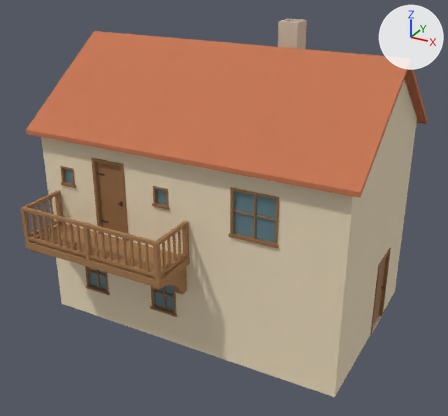
The glTF model output/casa_de_ribera/Casa-de-ribera.glb, before and after one commit.
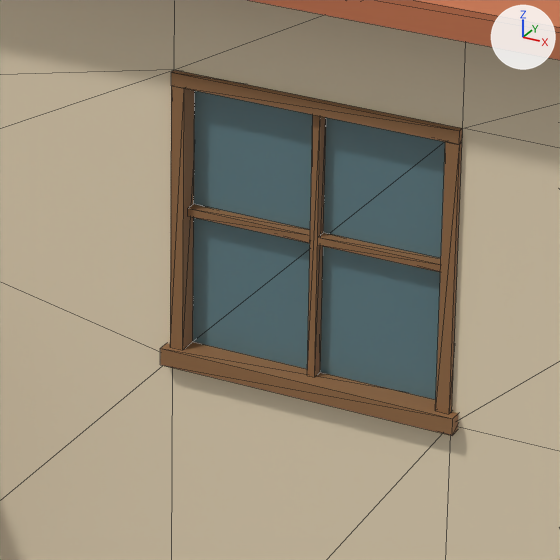
The first picture shows the older version from a 50 mm camera at (7.5, -14.09, 9.91) aimed at (0.18, -0.78, 3.26). The close-ups show the older and then the newer version on the part from 45% to 66% of the width and 42% to 65% of the height of that picture. Only the edits that show in the close-ups are written down. Lighting does not change. The marker at upper right points along +X, +Y and +Z. The close-ups show mesh edges as thin lines. Where no turn or scale is listed for an object, it has been applied to the vertices. Vertices at exactly the same position are counted once.

Script lines for the objects in view, before the commit:
```python
me_cristal___ribera_alta = bpy.data.meshes.new('Cristal · ribera alta')
me_cristal___ribera_alta.from_pydata([(-0.535, 0.06, 0.055), (0.535, 0.06, 0.055), (0.535, 0.06, 1.145), (-0.535, 0.06, 1.145)], [], [(0, 1, 2), (0, 2, 3)])
me_cristal___ribera_alta.materials.append(mat_vanos___vidrio_azul_gris)  # cyan #668b95
me_faldón_del_balcón = bpy.data.meshes.new('Faldón del balcón')
me_faldón_del_balcón.from_pydata(...)  # 8 vertices, 12 faces; spans x -4.43..4.43, y -1.49..1.49, z -1.12..1.12
me_faldón_del_balcón.materials.append(mat_cubierta___terracota)  # orange #c5744e
me_marco___ribera_alta = bpy.data.meshes.new('Marco · ribera alta')
me_marco___ribera_alta.from_pydata(...)  # 52 vertices, 84 faces; spans x -0.618..0.618, y -0.052..0.095, z -0.016..1.2
me_marco___ribera_alta.materials.append(mat_vanos___roble)  # brown #966c45
ob_cristal___ribera_alta = bpy.data.objects.new('Cristal · ribera alta', me_cristal___ribera_alta)
ob_cristal___ribera_alta.location = (2.01, -2.7, 3.56)
ob_faldón_del_balcón = bpy.data.objects.new('Faldón del balcón', me_faldón_del_balcón)
ob_faldón_del_balcón.location = (0.0, -1.485, 6.324)
ob_marco___ribera_alta = bpy.data.objects.new('Marco · ribera alta', me_marco___ribera_alta)
ob_marco___ribera_alta.location = (2.01, -2.7, 3.56)
# also in view: 'Muro · Balcón' at (0.0, -2.59, 2.7)
```
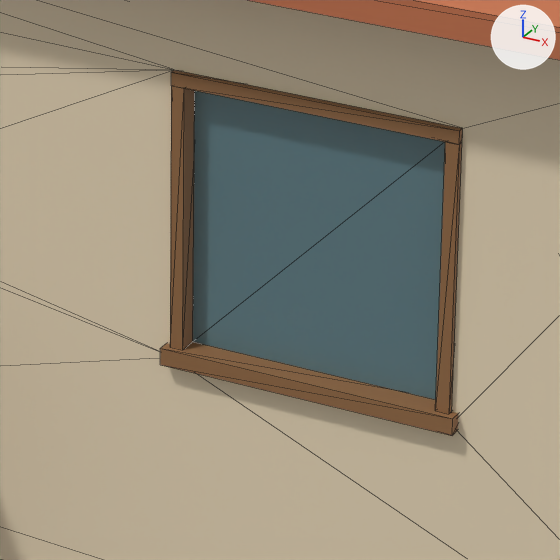
The edits, one by one:
me_marco___ribera_alta is used by ob_marco___ribera_alta; location (2.01, -2.7, 3.56).
me_marco___ribera_alta had 52 vertices, 84 faces and spanned x -0.618..0.618, y -0.052..0.095, z -0.016..1.2.
me_marco___ribera_alta now has 28 vertices, 48 faces and spans x -0.618..0.618, y -0.052..0.095, z -0.016..1.2.
me_marco___ribera_alta part 1: the loose piece of 8 vertices spanning x -0.016..0.016, y 0.01..0.058, z 0.055..1.145 is deleted.
me_marco___ribera_alta part 2: the loose piece of 8 vertices spanning x -0.535..-0.016, y 0.01..0.058, z 0.608..0.64 is deleted.
me_marco___ribera_alta part 3: the loose piece of 8 vertices spanning x 0.016..0.535, y 0.01..0.058, z 0.608..0.64 is deleted.

Changed parts and their boxes [x1, y1, x2, y2] in the close-ups (560 x 560 px):
part 1 of me_marco___ribera_alta, deleted (brown)
    before: [307, 115, 326, 377]
part 2 of me_marco___ribera_alta, deleted (brown)
    before: [188, 204, 310, 243]
part 3 of me_marco___ribera_alta, deleted (brown)
    before: [318, 233, 441, 272]
